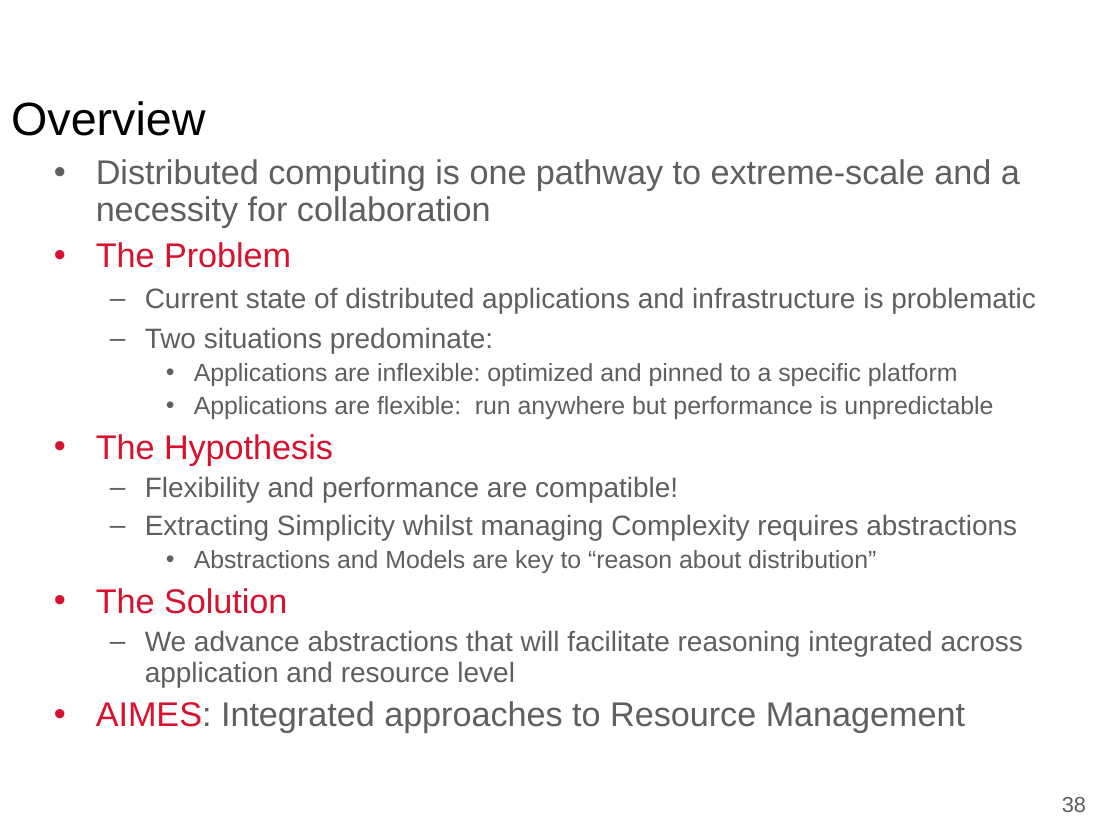
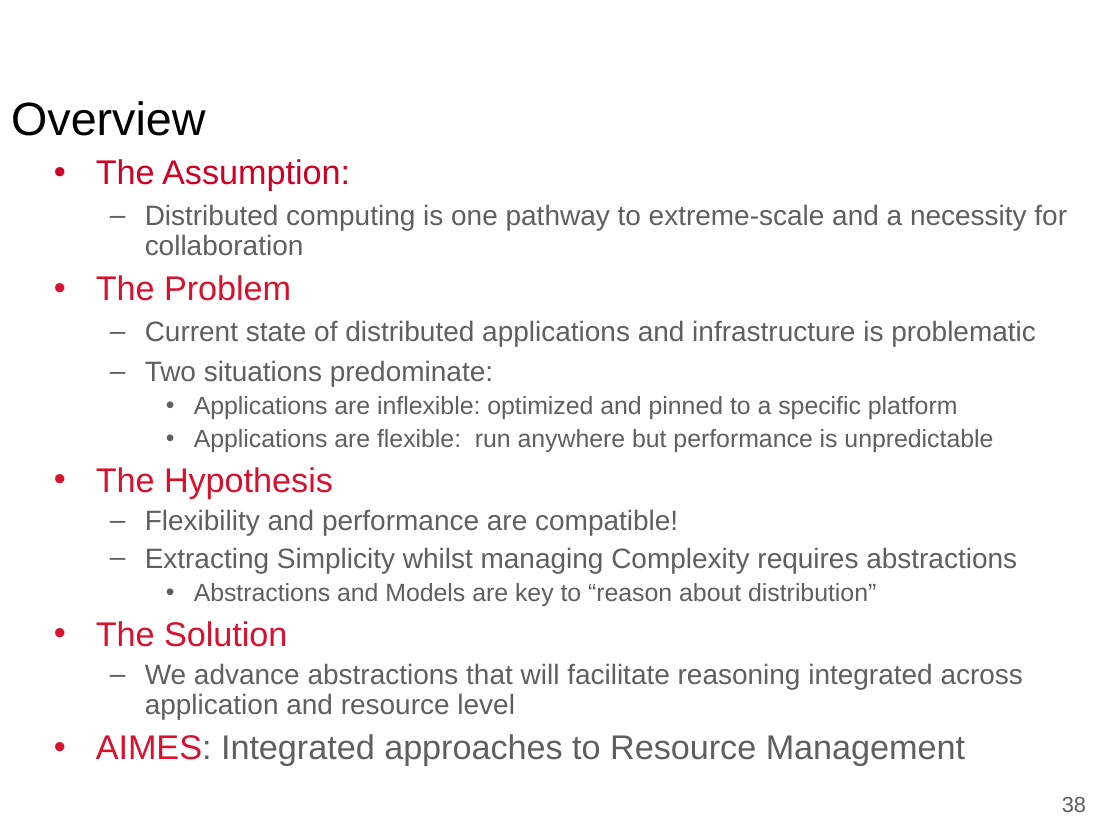
Before and after one commit to saga-project/presentations, a slide deck: slide 38 of bnl-pstar.ppt. Drawn at 1120x840 pixels with LibreOffice and Linux fonts; fonts in the diff are those of the drawing; background and template pictures are left out. Boxes give left, top, right and bottom in pixels: in the first picture for what was removed or moved away, otherwise in the second. Text is boxed around its words. In the diff, an @@ line names an element or a change of style, - is before the commit and + after.

```diff
--- a/bnl-pstar.ppt
+++ b/bnl-pstar.ppt
@@ text at [96,159,350,190]: paragraph added @@
+• The Assumption:
@@ text at [145,204,1067,256]: size 22 to 18 pt in "Distributed computing is one pathway to extreme-scale ..."; bullet • to –; list level 1 to 2 in "Distributed computing is one pathway ..." @@
```
Also in this commit, not shown: 14 other slides changed.
